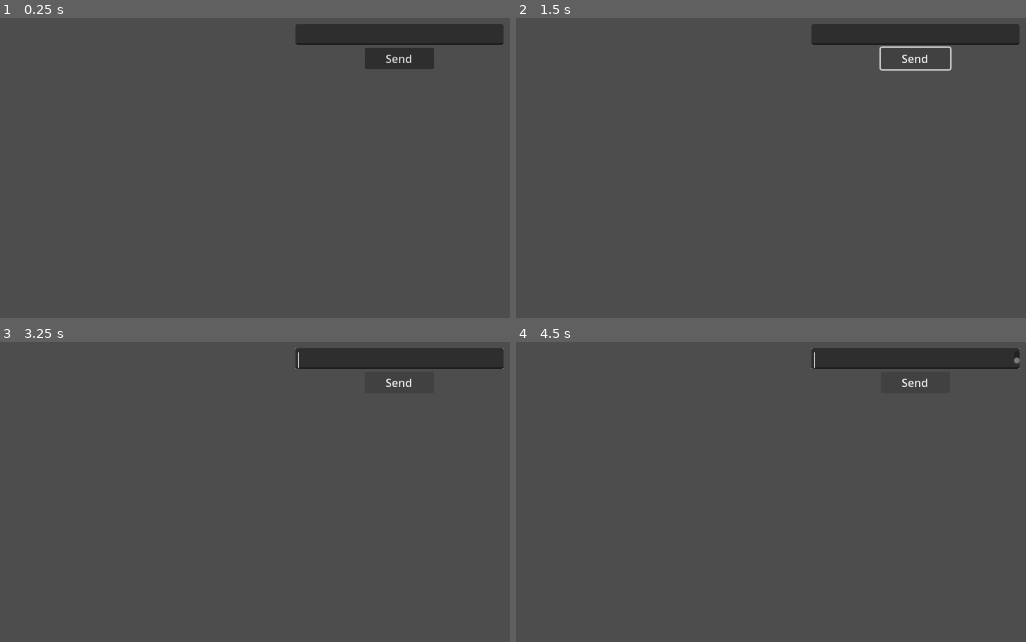
Above: before the commit, frames 1-4 (two rows, left to right).
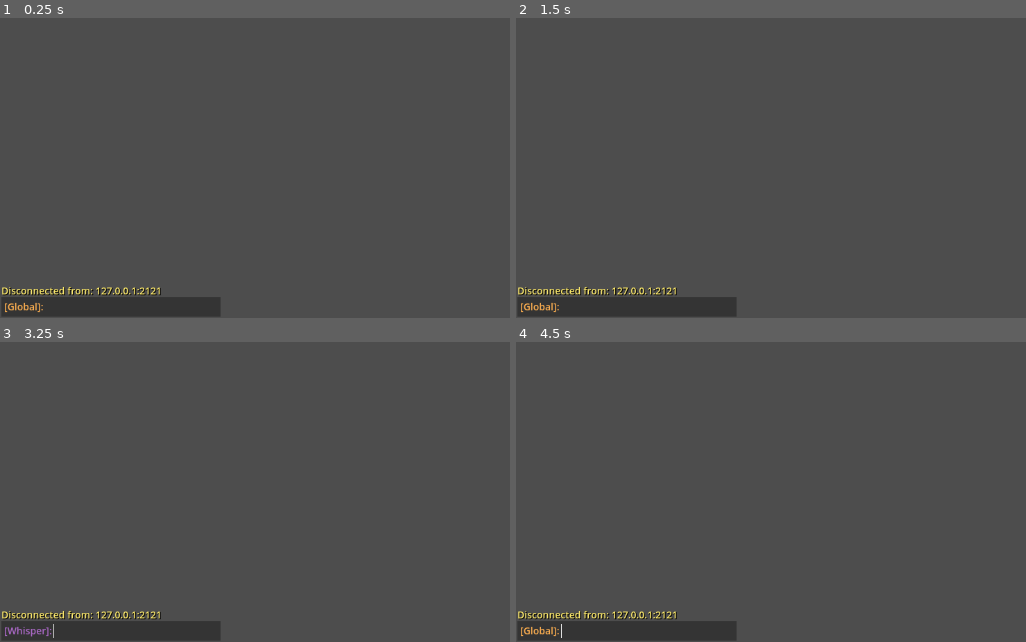
Above: after the commit, the same moments.

Repository: Rhydori/bigmicroservices-client
Game: Godot game, scene res://base.tscn
The game is run twice, just before and just after one commit, with the same random seed, the same clock (stepped at 60 frames per second) and the same inputs.
Inputs (mouse positions are in pixels of both pictures, inside the frame that each line leads up to):
- Up to frame 1 (0.25 s): no input
- Up to frame 2 (1.5 s): click (913, 60) at 0.5 s, where only the run before the commit has a clickable "Send"; click (913, 60) at 1.25 s, where only the run before the commit has a clickable "Send"
- Up to frame 3 (3.25 s): click (397, 384) at 2 s, where only the run before the commit has a clickable "Send"; tap Enter at 2.75, 2.85 s; tap Tab at 3.05 s
- Up to frame 4 (4.5 s): tap Space at 3.5 s; tap Tab at 3.6 s; tap Enter at 3.8, 4.25, 4.35 s

The runs differ from the first frame. In frame 1, 6.8% of the frame differs, in the area x 0-99%, y 2-100%; in frame 2, 6.2%; in frame 3, 5.9%; in frame 4, 5.9%.

Commit message:
Added Basic Chat connected to ChatServer + Connection Messages

Diff:
--- /dev/null
+++ b/Chat.tscn
@@ -0,0 +1,131 @@
+[gd_scene load_steps=10 format=3 uid="uid://ckllwiyuh58bq"]
+
+[ext_resource type="Script" uid="uid://conygbyl8ab4g" path="res://chat.gd" id="1_rgma2"]
+
+[sub_resource type="StyleBoxFlat" id="StyleBoxFlat_nfj5t"]
+content_margin_left = 3.0
+content_margin_right = 3.0
+bg_color = Color(1, 1, 1, 0)
+
+[sub_resource type="StyleBoxEmpty" id="StyleBoxEmpty_nfj5t"]
+
+[sub_resource type="StyleBoxFlat" id="StyleBoxFlat_58kua"]
+content_margin_bottom = 5.0
+bg_color = Color(1, 1, 1, 0)
+
+[sub_resource type="StyleBoxFlat" id="StyleBoxFlat_b56jl"]
+bg_color = Color(0, 0, 0, 0.3137255)
+
+[sub_resource type="StyleBoxFlat" id="StyleBoxFlat_i812h"]
+content_margin_left = 4.0
+bg_color = Color(0.6, 0.6, 0.6, 0)
+
+[sub_resource type="StyleBoxEmpty" id="StyleBoxEmpty_nopgj"]
+
+[sub_resource type="StyleBoxEmpty" id="StyleBoxEmpty_swcnr"]
+
+[sub_resource type="StyleBoxEmpty" id="StyleBoxEmpty_2lvr1"]
+
+[node name="Chat" type="Control"]
+custom_minimum_size = Vector2(320, 200)
+layout_mode = 3
+anchors_preset = 2
+anchor_top = 1.0
+anchor_bottom = 1.0
+grow_vertical = 0
+script = ExtResource("1_rgma2")
+
+[node name="MarginContainer" type="MarginContainer" parent="."]
+custom_minimum_size = Vector2(320, 200)
+layout_mode = 1
+anchors_preset = 15
+anchor_right = 1.0
+anchor_bottom = 1.0
+grow_horizontal = 2
+grow_vertical = 2
+theme_override_constants/margin_left = 2
+theme_override_constants/margin_top = 2
+theme_override_constants/margin_right = 2
+theme_override_constants/margin_bottom = 2
+
+[node name="VBoxContainer" type="VBoxContainer" parent="MarginContainer"]
+layout_mode = 2
+size_flags_vertical = 3
+theme_override_constants/separation = 0
+
+[node name="systemLog" type="RichTextLabel" parent="MarginContainer/VBoxContainer"]
+unique_name_in_owner = true
+visible = false
+custom_minimum_size = Vector2(0, 51)
+layout_mode = 2
+theme_override_colors/default_color = Color(1, 0.9254902, 0.43137255, 1)
+theme_override_colors/font_shadow_color = Color(0, 0, 0, 1)
+theme_override_constants/paragraph_separation = -3
+theme_override_font_sizes/normal_font_size = 14
+theme_override_font_sizes/bold_font_size = 14
+theme_override_font_sizes/bold_italics_font_size = 14
+theme_override_font_sizes/italics_font_size = 14
+theme_override_font_sizes/mono_font_size = 14
+theme_override_styles/normal = SubResource("StyleBoxFlat_nfj5t")
+theme_override_styles/focus = SubResource("StyleBoxEmpty_nfj5t")
+bbcode_enabled = true
+scroll_following = true
+autowrap_mode = 1
+
+[node name="chatLog" type="RichTextLabel" parent="MarginContainer/VBoxContainer"]
+unique_name_in_owner = true
+layout_mode = 2
+size_flags_vertical = 3
+theme_override_colors/font_shadow_color = Color(0, 0, 0, 1)
+theme_override_constants/paragraph_separation = -3
+theme_override_font_sizes/normal_font_size = 14
+theme_override_font_sizes/bold_font_size = 14
+theme_override_font_sizes/bold_italics_font_size = 14
+theme_override_font_sizes/italics_font_size = 14
+theme_override_font_sizes/mono_font_size = 14
+theme_override_styles/normal = SubResource("StyleBoxFlat_58kua")
+bbcode_enabled = true
+scroll_following = true
+autowrap_mode = 1
+vertical_alignment = 2
+
+[node name="inputPanel" type="PanelContainer" parent="MarginContainer/VBoxContainer"]
+unique_name_in_owner = true
+custom_minimum_size = Vector2(0, 28)
+layout_mode = 2
+size_flags_horizontal = 3
+theme_override_styles/panel = SubResource("StyleBoxFlat_b56jl")
+
+[node name="HBoxContainer" type="HBoxContainer" parent="MarginContainer/VBoxContainer/inputPanel"]
+layout_mode = 2
+size_flags_vertical = 8
+theme_override_constants/separation = 2
+
+[node name="channelLabel" type="Label" parent="MarginContainer/VBoxContainer/inputPanel/HBoxContainer"]
+unique_name_in_owner = true
+custom_minimum_size = Vector2(61, 28)
+layout_mode = 2
+theme_override_font_sizes/font_size = 14
+theme_override_styles/normal = SubResource("StyleBoxFlat_i812h")
+vertical_alignment = 1
+
+[node name="inputField" type="LineEdit" parent="MarginContainer/VBoxContainer/inputPanel/HBoxContainer"]
+unique_name_in_owner = true
+custom_minimum_size = Vector2(0, 28)
+layout_mode = 2
+size_flags_horizontal = 3
+size_flags_vertical = 8
+theme_override_font_sizes/font_size = 14
+theme_override_styles/normal = SubResource("StyleBoxEmpty_nopgj")
+theme_override_styles/read_only = SubResource("StyleBoxEmpty_swcnr")
+theme_override_styles/focus = SubResource("StyleBoxEmpty_2lvr1")
+max_length = 95
+keep_editing_on_text_submit = true
+context_menu_enabled = false
+emoji_menu_enabled = false
+virtual_keyboard_enabled = false
+virtual_keyboard_show_on_focus = false
+middle_mouse_paste_enabled = false
+drag_and_drop_selection_enabled = false
+caret_blink = true
+caret_blink_interval = 0.3
--- a/base.gd
+++ /dev/null
@@ -1,5 +0,0 @@
-extends Control
-
-
-func _on_send_pressed() -> void:
-	Session.send_data(%Text.text)
--- a/base.tscn
+++ b/base.tscn
@@ -1,6 +1,6 @@
 [gd_scene load_steps=2 format=3 uid="uid://mgea7dc6jojk"]
 
-[ext_resource type="Script" uid="uid://conygbyl8ab4g" path="res://base.gd" id="1_rpg24"]
+[ext_resource type="PackedScene" uid="uid://ckllwiyuh58bq" path="res://Chat.tscn" id="1_nfj5t"]
 
 [node name="Base" type="Control"]
 layout_mode = 3
@@ -9,33 +9,7 @@
 anchor_bottom = 1.0
 grow_horizontal = 2
 grow_vertical = 2
-script = ExtResource("1_rpg24")
 
-[node name="VBoxContainer" type="VBoxContainer" parent="."]
-custom_minimum_size = Vector2(300, 200)
+[node name="Chat" parent="." instance=ExtResource("1_nfj5t")]
+unique_name_in_owner = true
 layout_mode = 1
-anchors_preset = 8
-anchor_left = 0.5
-anchor_top = 0.5
-anchor_right = 0.5
-anchor_bottom = 0.5
-offset_left = -150.0
-offset_top = -100.0
-offset_right = 150.0
-offset_bottom = 100.0
-grow_horizontal = 2
-grow_vertical = 2
-
-[node name="Text" type="TextEdit" parent="VBoxContainer"]
-unique_name_in_owner = true
-custom_minimum_size = Vector2(0, 30)
-layout_mode = 2
-
-[node name="Send" type="Button" parent="VBoxContainer"]
-custom_minimum_size = Vector2(100, 30)
-layout_mode = 2
-size_flags_horizontal = 4
-size_flags_vertical = 4
-text = "Send"
-
-[connection signal="pressed" from="VBoxContainer/Send" to="." method="_on_send_pressed"]
--- /dev/null
+++ b/chat.gd
@@ -0,0 +1,54 @@
+extends Control
+
+@onready var systemLog := %systemLog
+@onready var chatLog := %chatLog
+@onready var inputPanel := %inputPanel
+@onready var channelLabel := %channelLabel
+@onready var inputField := %inputField
+
+var groups = [
+	{'channel': 'Global', 'color': '#ffb050'},
+	{'channel': 'Whisper', 'color': '#ac69c8'}
+]
+var group_index = 0
+
+func _ready() -> void:
+	Conn.connect("system_chat", receive_system)
+	Conn.connect("tcp_data", receive_chat)
+	inputField.connect("text_submitted", send_message)
+	change_group(0)
+
+func _physics_process(_delta: float) -> void:
+	await get_tree().process_frame
+	chatLog.get_v_scroll_bar().visible = false
+
+func _input(event):
+	if event is InputEventKey and event.pressed:
+		if event.keycode == KEY_ENTER and %Chat.visible == false:
+			%Chat.show()
+			inputField.call_deferred('grab_focus')
+		elif event.keycode == KEY_ENTER and %Chat.visible == true and inputField.text == '':
+			inputField.call_deferred('release_focus')
+			%Chat.hide()
+		elif event.keycode == KEY_TAB:
+			change_group(1)
+
+func change_group(value):
+	group_index += value
+	if group_index > (groups.size() - 1):
+		group_index = 0
+	channelLabel.text = '[' + groups[group_index]['channel'] + ']:'
+	channelLabel.add_theme_color_override("font_color", Color(groups[group_index]['color']))
+
+func receive_system(data: String) -> void:
+	chatLog.push_color('ffec6e')
+	chatLog.append_text(data + '\n')
+	chatLog.pop()
+
+func receive_chat(data: PackedByteArray) -> void:
+	var msg = data.get_string_from_utf8()
+	chatLog.append_text(msg + '\n')
+
+func send_message(text):
+	Conn.send_data(text)
+	inputField.text = ''
--- /dev/null
+++ b/connection.gd
@@ -0,0 +1,47 @@
+extends Node
+
+var tcp : StreamPeerTCP
+const server_ip := "127.0.0.1"
+const tcp_port := 2121
+
+var last_status = null
+signal tcp_data(data)
+signal system_chat(system)
+
+func _ready() -> void:
+	connect_tcp()
+
+func _physics_process(_delta: float) -> void:
+	tcp_status()
+	receive_data()
+
+func connect_tcp() -> void:
+	tcp = StreamPeerTCP.new()
+	tcp.connect_to_host(server_ip, tcp_port)
+
+func tcp_status() -> void:
+	tcp.poll()
+	var current_status = tcp.get_status()
+	if current_status != last_status:
+		last_status = current_status
+		match current_status:
+			tcp.STATUS_NONE:
+				emit_signal("system_chat", "Disconnected from: %s:%s" % [server_ip, tcp_port])
+			tcp.STATUS_CONNECTING:
+				emit_signal("system_chat", "Connecting to: %s:%s" % [server_ip, tcp_port])
+			tcp.STATUS_CONNECTED:
+				emit_signal("system_chat", "Connected to: %s:%s" % [server_ip, tcp_port])
+			tcp.STATUS_ERROR:
+				emit_signal("system_chat", "Error connecting to: %s:%s" % [server_ip, tcp_port])
+
+func send_data(data) -> void:
+	if tcp.get_status() == tcp.STATUS_CONNECTED:
+		tcp.put_data(data.to_utf8_buffer())
+
+func receive_data() -> void:
+	var data : PackedByteArray
+	if tcp.get_status() == tcp.STATUS_CONNECTED:
+		while tcp.get_available_bytes() > 0:
+			var chunk = tcp.get_data(tcp.get_available_bytes())[1]
+			data.append_array(chunk)
+			emit_signal("tcp_data", data)
--- a/project.godot
+++ b/project.godot
@@ -1,19 +1,21 @@
-; Engine configuration file.
-; It's best edited using the editor UI and not directly,
-; since the parameters that go here are not all obvious.
-;
-; Format:
-;   [section] ; section goes between []
-;   param=value ; assign values to parameters
-
 config_version=5
 
 [application]
 
-config/name="BOLSONARIUS"
+config/name="BIGMICROSERVICES"
 run/main_scene="uid://mgea7dc6jojk"
 config/features=PackedStringArray("4.5", "Forward Plus")
 
 [autoload]
 
-Session="*res://session.gd"
+Conn="*res://connection.gd"
+
+[input]
+
+ui_accept={
+"deadzone": 0.5,
+"events": [Object(InputEventKey,"resource_local_to_scene":false,"resource_name":"","device":-1,"window_id":0,"alt_pressed":false,"shift_pressed":false,"ctrl_pressed":false,"meta_pressed":false,"pressed":false,"keycode":4194309,"physical_keycode":0,"key_label":0,"unicode":0,"location":0,"echo":false,"script":null)
+, Object(InputEventKey,"resource_local_to_scene":false,"resource_name":"","device":0,"window_id":0,"alt_pressed":false,"shift_pressed":false,"ctrl_pressed":false,"meta_pressed":false,"pressed":false,"keycode":4194310,"physical_keycode":0,"key_label":0,"unicode":0,"location":0,"echo":false,"script":null)
+, Object(InputEventKey,"resource_local_to_scene":false,"resource_name":"","device":0,"window_id":0,"alt_pressed":false,"shift_pressed":false,"ctrl_pressed":false,"meta_pressed":false,"pressed":false,"keycode":32,"physical_keycode":0,"key_label":0,"unicode":32,"location":0,"echo":false,"script":null)
+]
+}
--- a/session.gd
+++ /dev/null
@@ -1,38 +0,0 @@
-extends Node
-
-var tcp : StreamPeerTCP
-const server_ip := "127.0.0.1"
-const tcp_port := 8080
-
-var bytes : PackedByteArray
-
-var received_data : int
-
-func _ready() -> void:
-	connect_tcp()
-
-func _physics_process(_delta: float) -> void:
-	tcp_poll()
-	receive_data()
-
-func connect_tcp() -> void:
-	tcp = StreamPeerTCP.new()
-	tcp.connect_to_host(server_ip, tcp_port)
-	if tcp.get_status() == tcp.STATUS_CONNECTED:
-		print("Connected to %s", server_ip)
-
-func tcp_poll() -> void:
-	tcp.poll()
-	if tcp.get_status() != tcp.STATUS_CONNECTED:
-		connect_tcp()
-
-func send_data(data) -> void:
-	if tcp.get_status() == tcp.STATUS_CONNECTED:
-		bytes = data.to_utf8_buffer()
-		tcp.put_data(bytes)
-
-func receive_data() -> void:
-	if tcp.get_status() == tcp.STATUS_CONNECTED:
-		while tcp.get_available_bytes() > 0:
-			var data = tcp.get_data(tcp.get_available_bytes())[1]
-			print(data.get_string_from_utf8())
Renamed: base.gd.uid -> chat.gd.uid
Renamed: session.gd.uid -> connection.gd.uid
